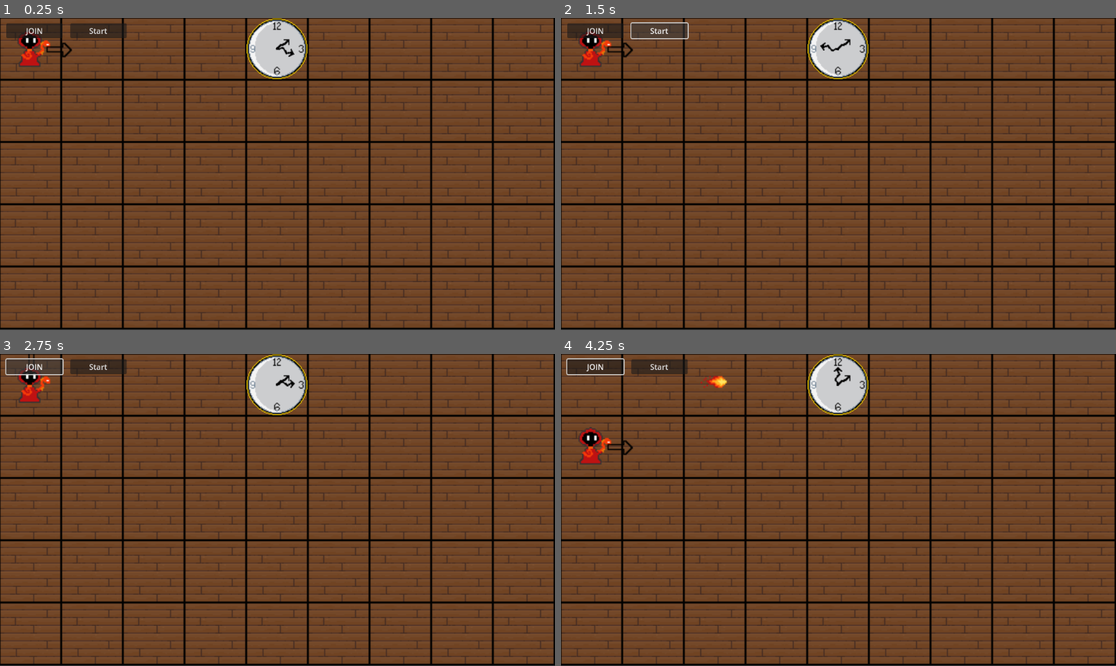
Above: before the commit, frames 1-4 (two rows, left to right).
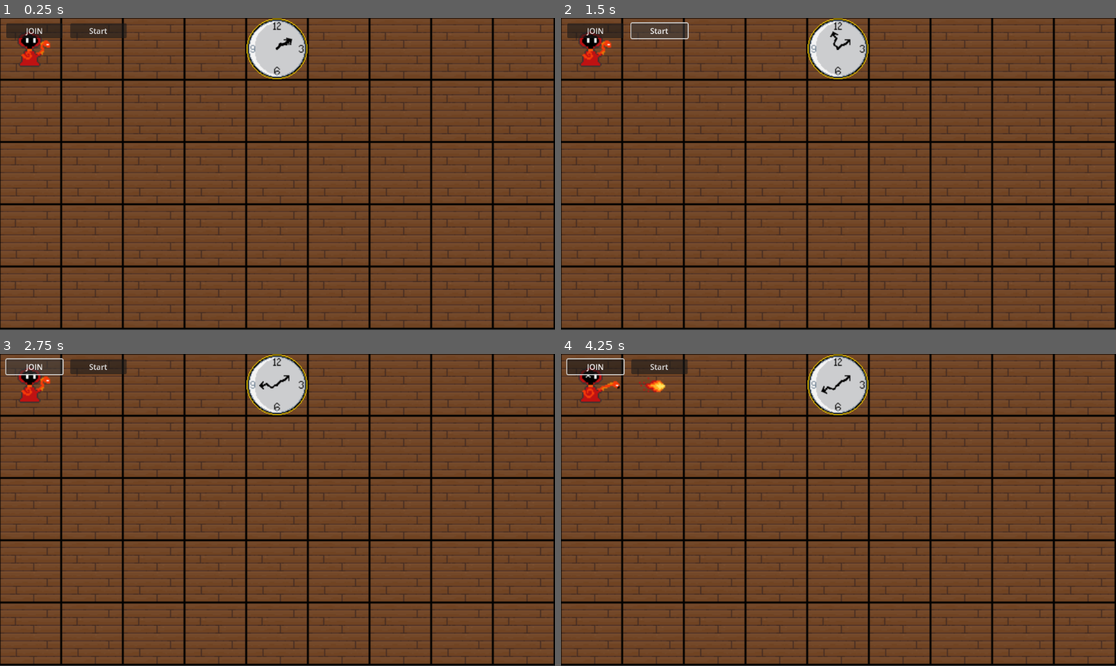
Above: after the commit, the same moments.

Repository: tredden330/Pixel_Wiz
Game: Godot game, scene res://level.tscn
Same seed, same stepped clock (60 frames per second), same inputs: the game is played once before the commit and once after it.
Inputs (mouse positions are in pixels of both pictures, inside the frame that each line leads up to):
- Up to frame 1 (0.25 s): no input
- Up to frame 2 (1.5 s): click "Start" at 0.5 s; click "Start" at 1.25 s
- Up to frame 3 (2.75 s): click "JOIN" at 2 s
- Up to frame 4 (4.25 s): move the mouse to (960, 494) at 2.77 s; hold D (right) 2.78-3.53 s; hold E (fireball) 2.78-3.53 s; move the mouse to (727, 525) at 3.52 s; hold S (down) from 3.53 s (still down); tap E (fireball) at 3.6 s

The runs differ from the first frame. In frame 1, 0.2% of the frame differs, in the area x 3-54%, y 4-16%; in frame 2, 0.2%; in frame 3, 0.1%; in frame 4, 1.2%, in the area x 3-51%, y 4-36%.

Commit message:
Tried to add some animation

Diff:
--- a/wizard_battler/Scripts/player.gd
+++ b/wizard_battler/Scripts/player.gd
@@ -17,7 +17,7 @@
 func _ready():
 	print()
 	idleAnimation = $Fire_Idle
-	castingAnimation = $Fire_Casting
+	castingAnimation = $Casting_Animation
 	idleAnimation.show()
 	castingAnimation.hide()
 
@@ -50,6 +50,7 @@
 		$".."._makeFireball(xpos, ypos, facing)
 		idleAnimation.hide()
 		castingAnimation.show()
+		castingAnimation.play()
 	action = null
 
 
--- a/wizard_battler/level.gd
+++ b/wizard_battler/level.gd
@@ -1,7 +1,7 @@
 extends Node2D
 
 var time = 0.0
-var up = 7.5
+var up = 4
 
 #vars for fireballs
 var fireball = load("res://fireball.tscn")
@@ -29,5 +29,4 @@
 		$Clock.get_child(1).rotation = 0
 		$Player1._doAction()
 		for Fireball in fireballs:
-			print(Fireball.xpos)
 			Fireball._moveProjectile()
--- a/wizard_battler/player_1.tscn
+++ b/wizard_battler/player_1.tscn
@@ -1,25 +1,61 @@
-[gd_scene load_steps=5 format=3 uid="uid://bb0wxkjct7qbb"]
+[gd_scene load_steps=11 format=3 uid="uid://bb0wxkjct7qbb"]
 
 [ext_resource type="Script" path="res://Scripts/player.gd" id="1_5msb1"]
 [ext_resource type="Texture2D" uid="uid://bvbpeuxk1prnm" path="res://Graphics/Fire/Fire Wizard0.png" id="1_jn58r"]
 [ext_resource type="Texture2D" uid="uid://dyb7t5xnaiuen" path="res://Graphics/Fire/Fire Wizard1.png" id="3_jefqg"]
 [ext_resource type="Texture2D" uid="uid://d3yu6s088we2n" path="res://Graphics/UI/Arrow.png" id="4_1ewdj"]
+[ext_resource type="Texture2D" uid="uid://d2b1j3dgn5ni4" path="res://Graphics/Fire/Fire Wizard2.png" id="5_pri4i"]
+[ext_resource type="Texture2D" uid="uid://cschg3s488uw0" path="res://Graphics/Fire/Fire Wizard3.png" id="6_iuegh"]
+[ext_resource type="Texture2D" uid="uid://t16duq6j5q4y" path="res://Graphics/Fire/Fire Wizard4.png" id="7_qqvxp"]
+[ext_resource type="Texture2D" uid="uid://re47lmlxxfap" path="res://Graphics/Fire/Fire Wizard5.png" id="8_5p7t2"]
+[ext_resource type="Texture2D" uid="uid://cm1f0d2qhiphh" path="res://Graphics/Fire/Fire Wizard6.png" id="9_v0aye"]
+
+[sub_resource type="SpriteFrames" id="SpriteFrames_ycsj2"]
+animations = [{
+"frames": [{
+"duration": 1.0,
+"texture": ExtResource("1_jn58r")
+}, {
+"duration": 0.6,
+"texture": ExtResource("3_jefqg")
+}, {
+"duration": 0.5,
+"texture": ExtResource("5_pri4i")
+}, {
+"duration": 0.5,
+"texture": ExtResource("6_iuegh")
+}, {
+"duration": 1.5,
+"texture": ExtResource("7_qqvxp")
+}, {
+"duration": 0.5,
+"texture": ExtResource("8_5p7t2")
+}, {
+"duration": 2.0,
+"texture": ExtResource("9_v0aye")
+}],
+"loop": false,
+"name": &"default",
+"speed": 9.0
+}]
 
 [node name="Player1" type="Node2D"]
 scale = Vector2(2.5, 2.5)
 script = ExtResource("1_5msb1")
 
-[node name="Fire_Casting" type="Sprite2D" parent="."]
-position = Vector2(6, 0)
-texture = ExtResource("3_jefqg")
-
 [node name="Fire_Idle" type="Sprite2D" parent="."]
-visible = false
 position = Vector2(6, 0)
 texture = ExtResource("1_jn58r")
 
 [node name="Arrow_parent" type="Node2D" parent="."]
 
 [node name="Arrow" type="Sprite2D" parent="Arrow_parent"]
+visible = false
 position = Vector2(26, -1)
 texture = ExtResource("4_1ewdj")
+
+[node name="Casting_Animation" type="AnimatedSprite2D" parent="."]
+position = Vector2(6, 0)
+sprite_frames = SubResource("SpriteFrames_ycsj2")
+frame = 6
+frame_progress = 1.0
Binary file changed: wizard_battler/Graphics/Fire/Fire Wizard0.png
Binary file changed: wizard_battler/Graphics/Fire/Fire Wizard1.png
Binary file added: wizard_battler/Graphics/Fire/Fire Wizard2.png
Not shown, added: wizard_battler/Graphics/Fire/Fire Wizard2.png.import
Binary file added: wizard_battler/Graphics/Fire/Fire Wizard3.png
Not shown, added: wizard_battler/Graphics/Fire/Fire Wizard3.png.import
Binary file added: wizard_battler/Graphics/Fire/Fire Wizard4.png
Not shown, added: wizard_battler/Graphics/Fire/Fire Wizard4.png.import
Binary file added: wizard_battler/Graphics/Fire/Fire Wizard5.png
Not shown, added: wizard_battler/Graphics/Fire/Fire Wizard5.png.import
Binary file added: wizard_battler/Graphics/Fire/Fire Wizard6.png
Not shown, added: wizard_battler/Graphics/Fire/Fire Wizard6.png.import
(and 4 more such lines)
